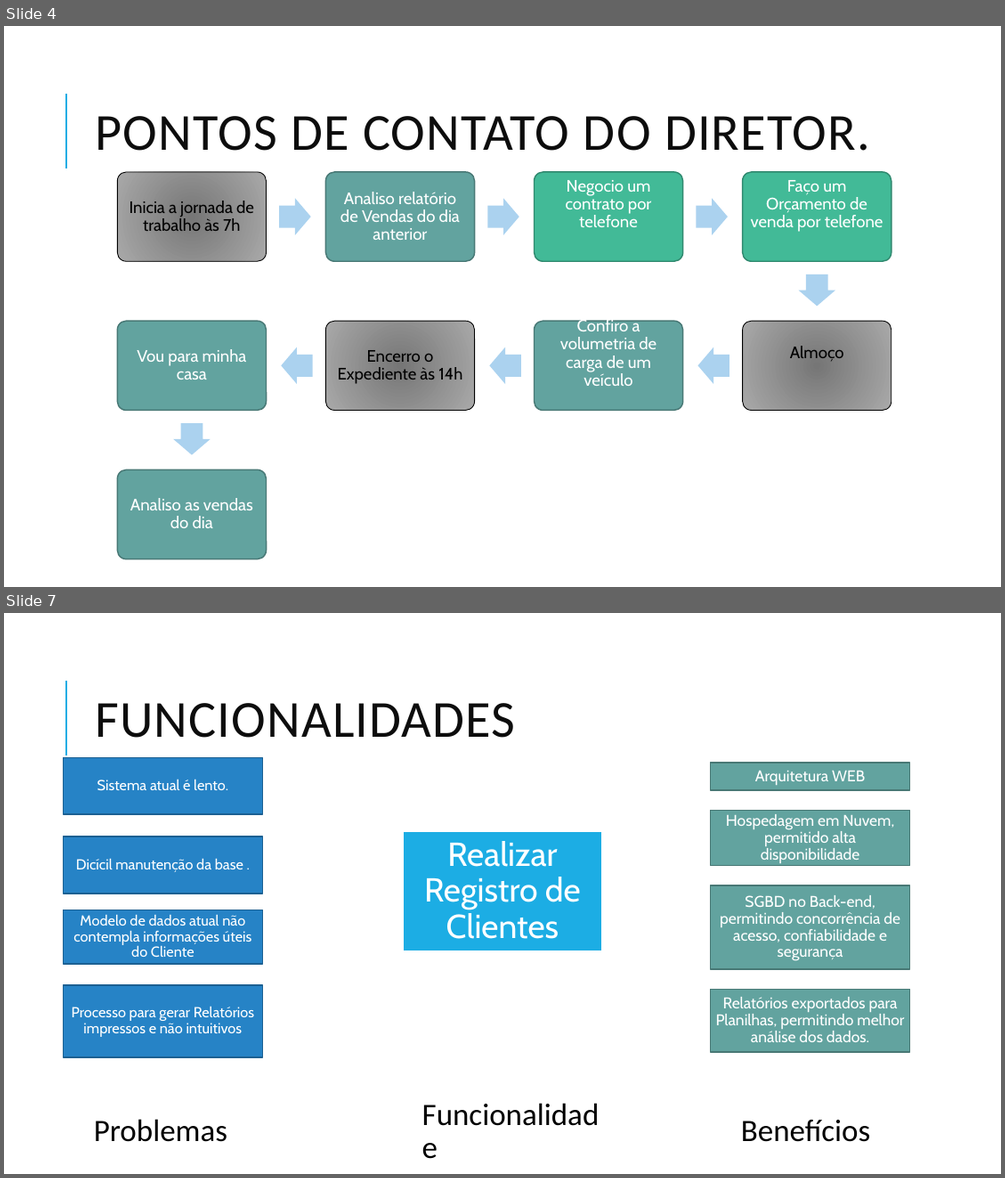
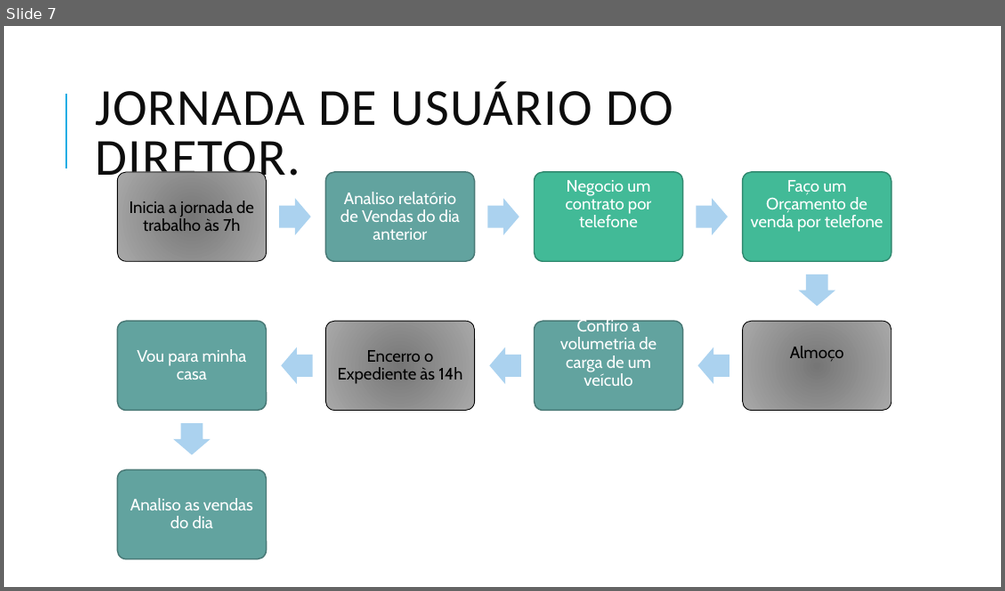
Before and after one commit to allancac/TCC_Desenvolvimento_Web_Full_Stack_2021, a slide deck: PBB – Product Baklog Building.pptx. Shown one above the other, each under a label of ours: slides 4 and 7 before the commit, slide 7 after it; the slides between them are not shown. The pictures are 1005x1178 and 1005x591 pixels, drawn with LibreOffice and Linux fonts; fonts in the diff are those of the drawing. Boxes give left, top, right and bottom in pixels: in the first picture for what was removed or moved away, otherwise in the second. Text is boxed around its words. In the diff, an @@ line names an element or a change of style, - is before the commit and + after.

```diff
--- a/PBB – Product Baklog Building.pptx
+++ b/PBB – Product Baklog Building.pptx
@@ slide 7 removed at <box>4,613,1001,1174</box>, background #FFFFFF; not listed: 1 template element that a slide beside it also shows @@
@@ title removed at <box>95,703,515,738</box> @@
-FUNCIONALIDADES
@@ rectangle removed at <box>403,831,602,951</box> @@
@@ text removed at <box>424,841,581,939</box> @@
-Realizar Registro de Clientes
@@ group removed at <box>63,757,263,1057</box>: 4 rectangles, 4 texts @@
-Sistema atual é lento.
-Dicícil manutenção da base .
-Modelo de dados atual não contempla informações úteis do Cliente
-Processo para gerar Relatórios impressos e não intuitivos
@@ group removed at <box>711,763,910,1052</box>: 4 rectangles, 4 texts @@
-Arquitetura WEB
-Hospedagem em Nuvem, permitido alta disponibilidade
-SGBD no Back-end, permitindo concorrência de acesso, confiabilidade e segurança
-Relatórios exportados para Planilhas, permitindo melhor análise dos dados.
@@ text removed at <box>94,1119,227,1142</box> @@
-Problemas
@@ text removed at <box>414,1099,608,1165</box> @@
-Funcionalidade
@@ text removed at <box>741,1119,870,1142</box> @@
-Benefícios
@@ what was slide 4 is now slide 7 @@
@@ slide 7 changed as well @@
@@ title at <box>95,82,673,187</box>: text changed @@
-PONTOS DE CONTATO DO DIRETOR.
+JORNADA DE USUÁRIO DO DIRETOR.
```
Also in this commit, not shown: 7 other slides changed, 12 slides added, 4 other slides removed, 5 other files.
